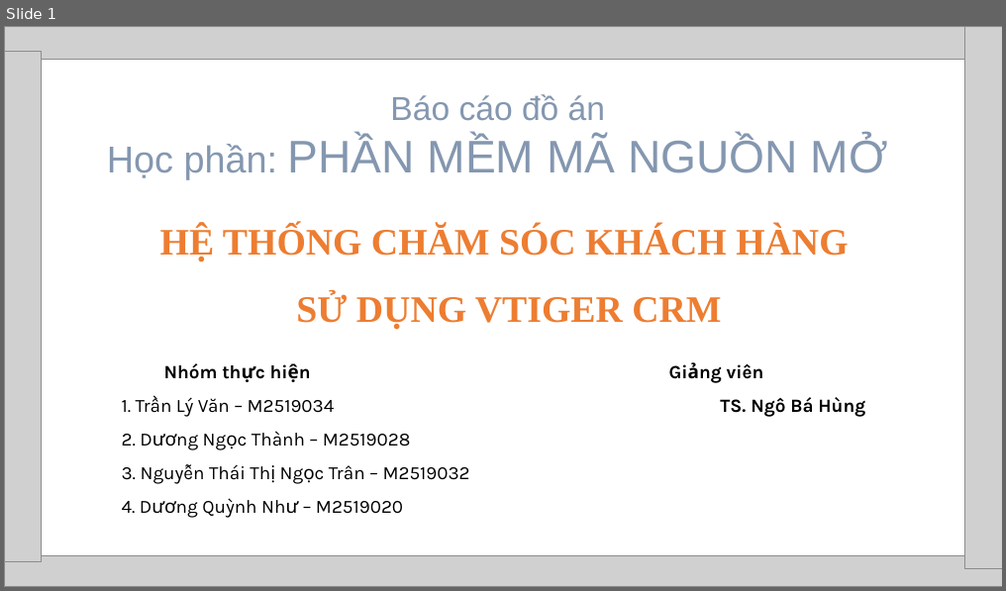
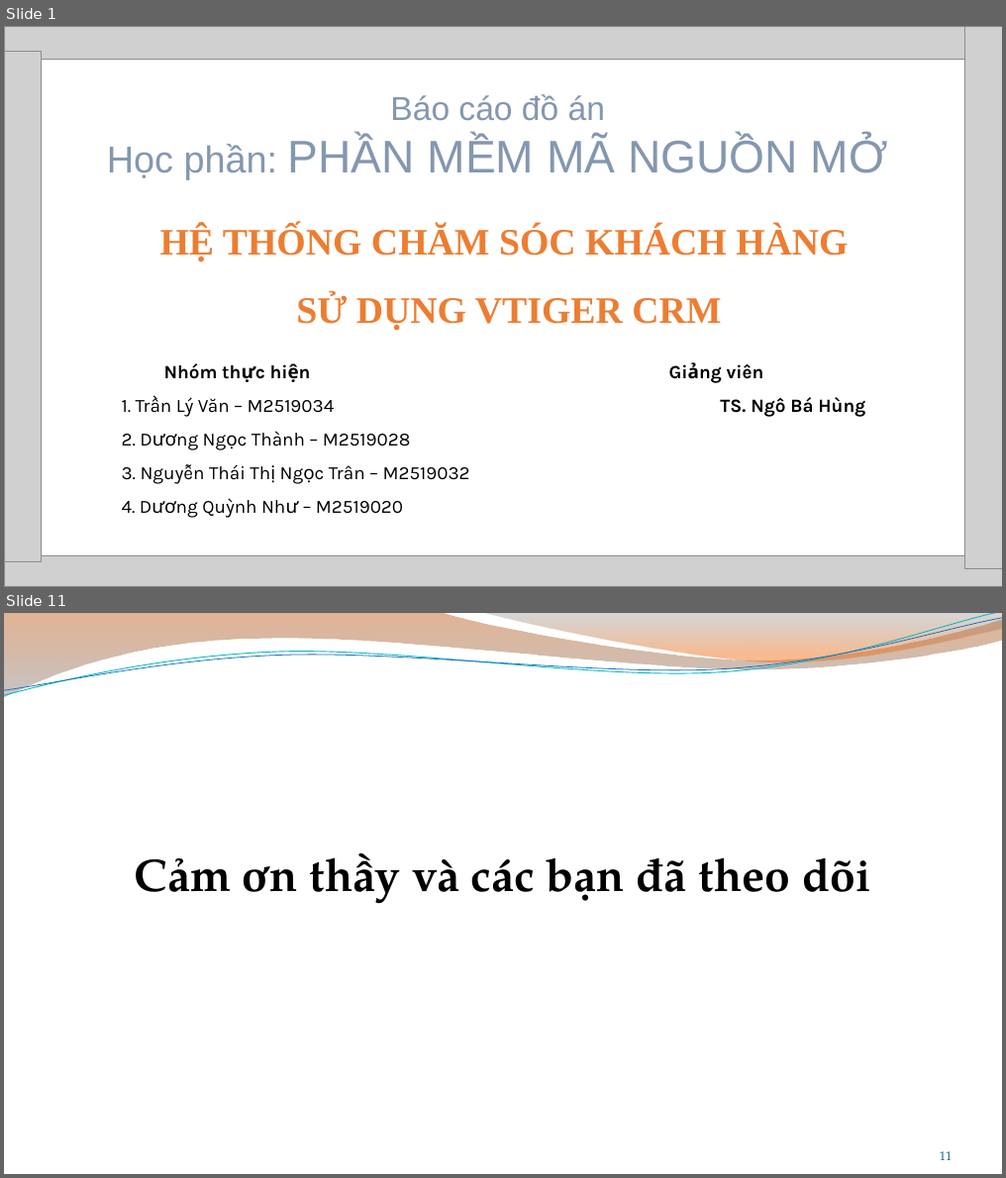
Before and after one commit to tranlyvan/CTH604_Nhom2_CRM, a slide deck: BaoCao/Bao cao Nhom (PMNM).pptx. Shown one above the other, each under a label of ours: slide 1 before the commit, slides 1 and 11 after it; the slides between them are not shown. The pictures are 1006x591 and 1006x1178 pixels, drawn with LibreOffice and Linux fonts; fonts in the diff are those of the drawing; grey boxes stand for pictures; background and template pictures are left out. Boxes give left, top, right and bottom in pixels: in the first picture for what was removed or moved away, otherwise in the second. Text is boxed around its words. In the diff, an @@ line names an element or a change of style, - is before the commit and + after.

```diff
--- a/BaoCao/Bao cao Nhom (PMNM).pptx
+++ b/BaoCao/Bao cao Nhom (PMNM).pptx
@@ slide 11 added at <box>4,613,1002,1174</box>, background picture (left out) @@
@@ freeform shape added at <box>4,613,1002,697</box>, fill gradient #BD5A16 to #969696 @@
@@ freeform shape added at <box>4,613,1002,700</box>, outline #09B7BF 0.85 pt @@
@@ freeform shape added at <box>4,618,1002,696</box>, outline #0F6FC6 0.74 pt @@
@@ freeform shape added at <box>482,613,1002,664</box>, fill gradient #7A7A7A to #F2680A @@
@@ text added at <box>135,854,870,904</box>, 44 pt, text #000000, bold @@
+Cảm ơn thầy và các bạn đã theo dõi
@@ page number added at <box>940,1152,952,1160</box>, 12 pt, text #035C75 @@
+11
```
Also in this commit, not shown: 9 other slides added.
